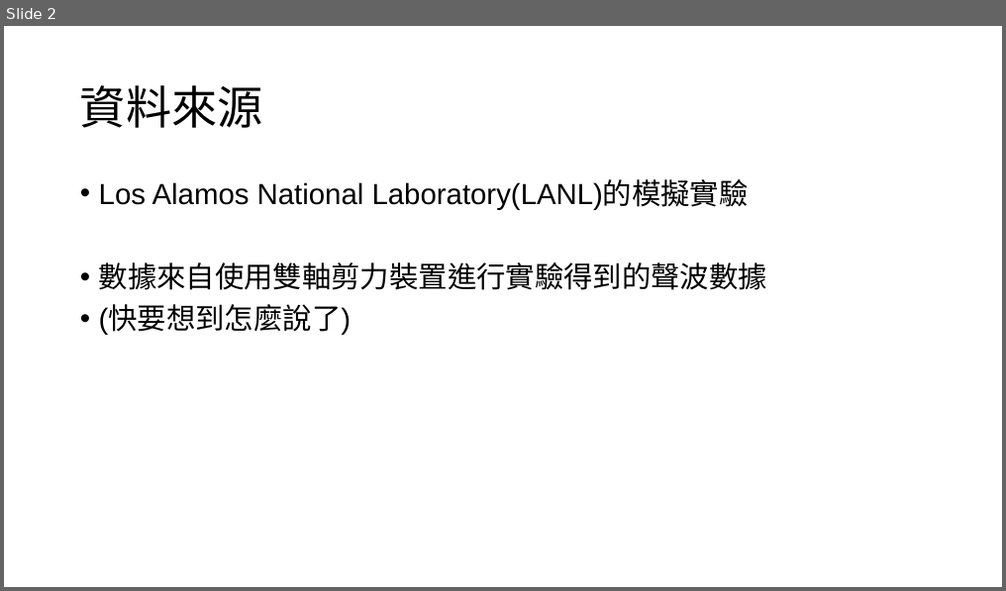
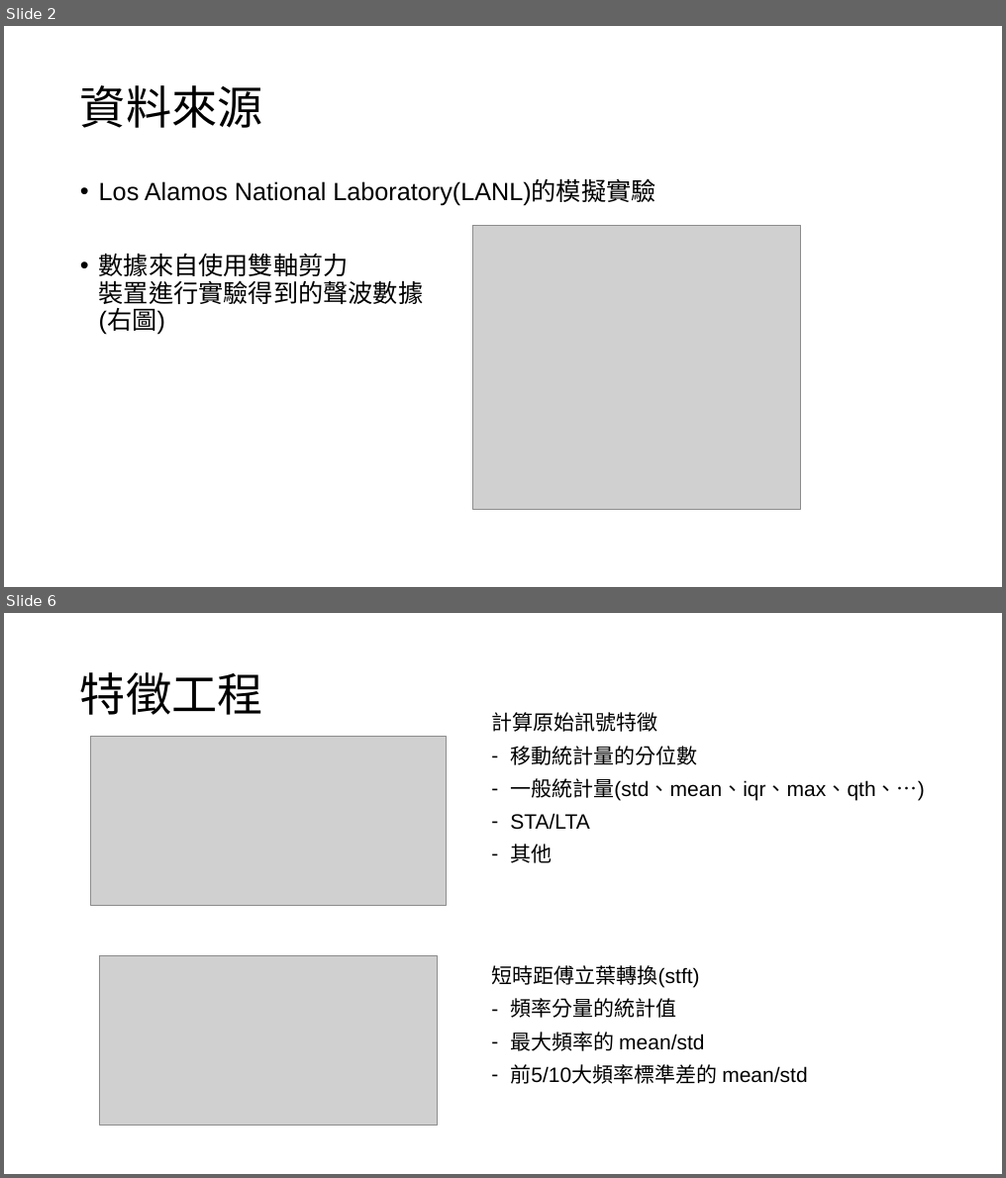
Before and after one commit to ept106354026/LANL-Earthquake-Prediction, a slide deck: 地震預測分析說明.pptx. Shown one above the other, each under a label of ours: slide 2 before the commit, slides 2 and 6 after it; the slides between them are not shown. The pictures are 1006x591 and 1006x1178 pixels, drawn with LibreOffice and Linux fonts; fonts in the diff are those of the drawing; grey boxes stand for pictures. Boxes give left, top, right and bottom in pixels: in the first picture for what was removed or moved away, otherwise in the second. Text is boxed around its words. In the diff, an @@ line names an element or a change of style, - is before the commit and + after.

```diff
--- a/地震預測分析說明.pptx
+++ b/地震預測分析說明.pptx
@@ slide 6 added at (4,613,1002,1174), background #FFFFFF @@
@@ title added at (80,672,263,715), 44 pt, text #000000 @@
+特徵工程
@@ text added at (491,712,925,863), 20 pt, text #000000 @@
+計算原始訊號特徵
+– 移動統計量的分位數
+– 一般統計量(std、mean、iqr、max、qth、…)
+– STA/LTA
+– 其他
@@ picture added at (91,736,446,906) @@
@@ picture added at (99,956,438,1126) @@
@@ text added at (491,965,807,1084), 20 pt, text #000000 @@
+短時距傅立葉轉換(stft)
+– 頻率分量的統計值
+– 最大頻率的 mean/std
+– 前5/10大頻率標準差的 mean/std
@@ slide 2 changed as well @@
@@ text at (99,180,655,206): size 28 to 24 pt in "Los Alamos National Laboratory(LANL)的模擬實驗" @@
@@ picture added at (472,225,801,509) @@
@@ text at (99,253,424,335): text changed; size 28 to 24 pt @@
-• 數據來自使用雙軸剪力裝置進行實驗得到的聲波數據
-• (快要想到怎麼說了)
+• 數據來自使用雙軸剪力
+  裝置進行實驗得到的聲波數據
+  (右圖)
```
Also in this commit, not shown: 3 other slides changed, 5 other slides added, 1 slide removed.
